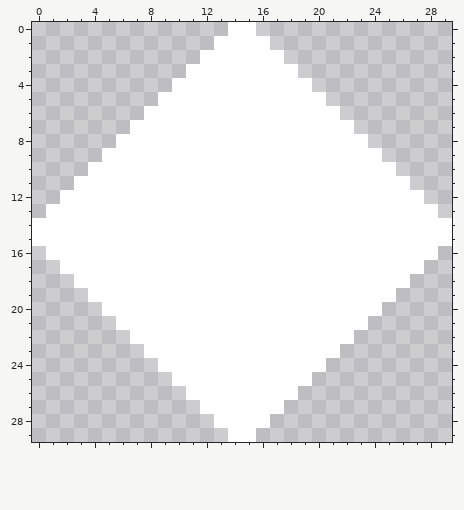
Pixel-art file: games/Arkaruga/Sprites/Bricks/Diamond/brick-diamond.aseprite. That is the earlier state.
30x30 pixels, 1 frame.
After:
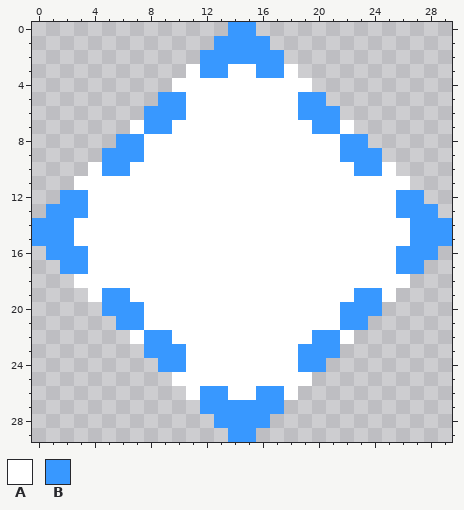
Palette (. is transparent): A #ffffff  B #3898ff
What changed:
{"change": "layer \"Green-Outline\" added"}
{"change": "layer \"Blue-Outline\" added"}
{"where": "layer \"Blue-Outline\""}
{"y":0,"x":14,"old":"AA","new":"BB"}
{"y":1,"x":13,"old":"AAAA","new":"BBBB"}
{"y":2,"x":12,"old":"AAAAAA","new":"BBBBBB"}
{"y":3,"x":12,"old":"AA","new":"BB"}
{"y":3,"x":16,"old":"AA","new":"BB"}
{"y":5,"x":9,"old":"AA","new":"BB"}
{"y":5,"x":19,"old":"AA","new":"BB"}
{"y":6,"x":8,"old":"AAA","new":"BBB"}
{"y":6,"x":19,"old":"AAA","new":"BBB"}
{"y":7,"x":8,"old":"AA","new":"BB"}
{"y":7,"x":20,"old":"AA","new":"BB"}
{"y":8,"x":6,"old":"AA","new":"BB"}
{"y":8,"x":22,"old":"AA","new":"BB"}
{"y":9,"x":5,"old":"AAA","new":"BBB"}
{"y":9,"x":22,"old":"AAA","new":"BBB"}
{"y":10,"x":5,"old":"AA","new":"BB"}
{"y":10,"x":23,"old":"AA","new":"BB"}
{"y":12,"x":2,"old":"AA","new":"BB"}
{"y":12,"x":26,"old":"AA","new":"BB"}
{"y":13,"x":1,"old":"AAA","new":"BBB"}
{"y":13,"x":26,"old":"AAA","new":"BBB"}
{"y":14,"x":0,"old":"AAA","new":"BBB"}
{"y":14,"x":27,"old":"AAA","new":"BBB"}
{"y":15,"x":0,"old":"AAA","new":"BBB"}
{"y":15,"x":27,"old":"AAA","new":"BBB"}
{"y":16,"x":1,"old":"AAA","new":"BBB"}
{"y":16,"x":26,"old":"AAA","new":"BBB"}
{"y":17,"x":2,"old":"AA","new":"BB"}
{"y":17,"x":26,"old":"AA","new":"BB"}
{"y":19,"x":5,"old":"AA","new":"BB"}
{"y":19,"x":23,"old":"AA","new":"BB"}
{"y":20,"x":5,"old":"AAA","new":"BBB"}
{"y":20,"x":22,"old":"AAA","new":"BBB"}
{"y":21,"x":6,"old":"AA","new":"BB"}
{"y":21,"x":22,"old":"AA","new":"BB"}
{"y":22,"x":8,"old":"AA","new":"BB"}
{"y":22,"x":20,"old":"AA","new":"BB"}
{"y":23,"x":8,"old":"AAA","new":"BBB"}
{"y":23,"x":19,"old":"AAA","new":"BBB"}
{"y":24,"x":9,"old":"AA","new":"BB"}
{"y":24,"x":19,"old":"AA","new":"BB"}
{"y":26,"x":12,"old":"AA","new":"BB"}
{"y":26,"x":16,"old":"AA","new":"BB"}
{"y":27,"x":12,"old":"AAAAAA","new":"BBBBBB"}
{"y":28,"x":13,"old":"AAAA","new":"BBBB"}
{"y":29,"x":14,"old":"AA","new":"BB"}
